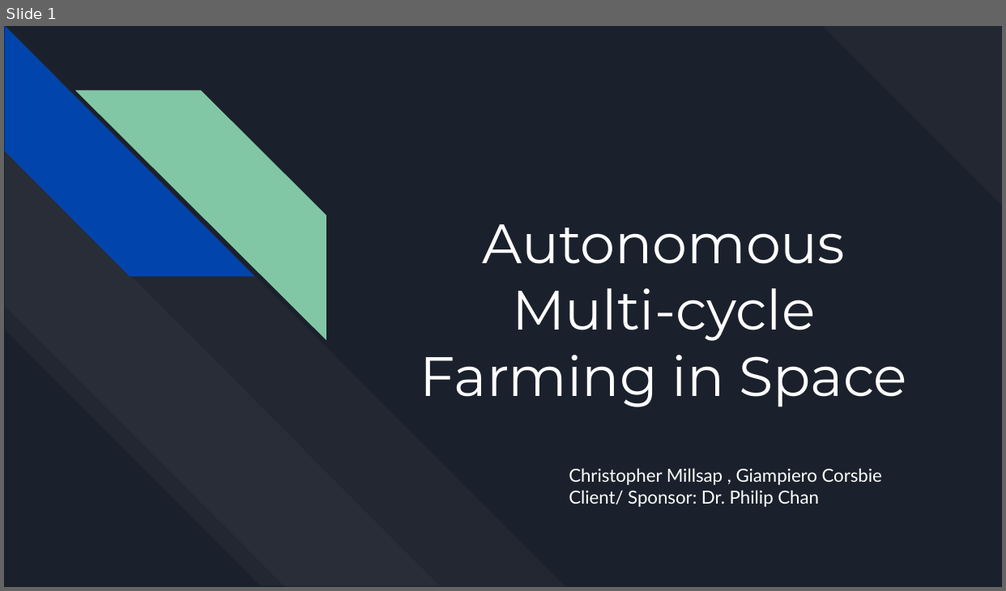
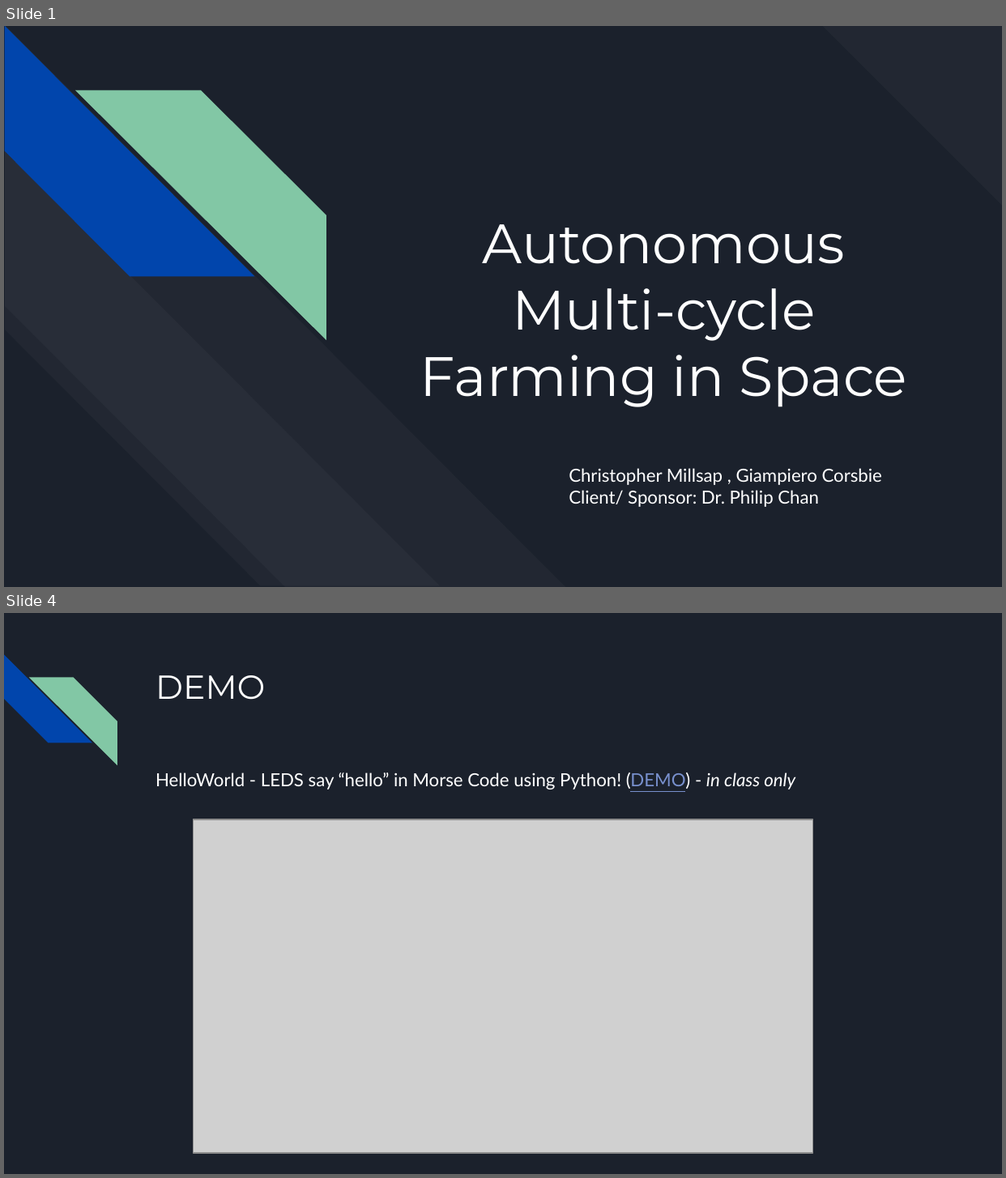
Before and after one commit to killsap/automated-multi-cycle-farming-in-space-website, a slide deck: docs/Milestone1Presentation.pptx. Shown one above the other, each under a label of ours: slide 1 before the commit, slides 1 and 4 after it; the slides between them are not shown. The pictures are 1006x591 and 1006x1178 pixels, drawn with LibreOffice and Linux fonts; fonts in the diff are those of the drawing; grey boxes stand for pictures. Boxes give left, top, right and bottom in pixels: in the first picture for what was removed or moved away, otherwise in the second. Text is boxed around its words. In the diff, an @@ line names an element or a change of style, - is before the commit and + after.

```diff
--- a/docs/Milestone1Presentation.pptx
+++ b/docs/Milestone1Presentation.pptx
@@ slide 4 added at box(4, 613, 1002, 1174), background #1B212C @@
@@ diag stripe added at box(4, 655, 91, 743), fill #0145AC @@
@@ diag stripe added at box(29, 677, 117, 764), fill #82C7A5 @@
@@ title added at box(155, 675, 265, 700), 24 pt, text #FFFFFF @@
+DEMO
@@ text added at box(155, 773, 795, 790), 13 pt, text #FFFFFF @@
+HelloWorld - LEDS say “hello” in Morse Code using Python! (DEMO) - in class only
@@ picture added at box(194, 820, 812, 1153) @@
```
Also in this commit, not shown: 6 slides changed, 6 other slides added, 1 slide removed.
